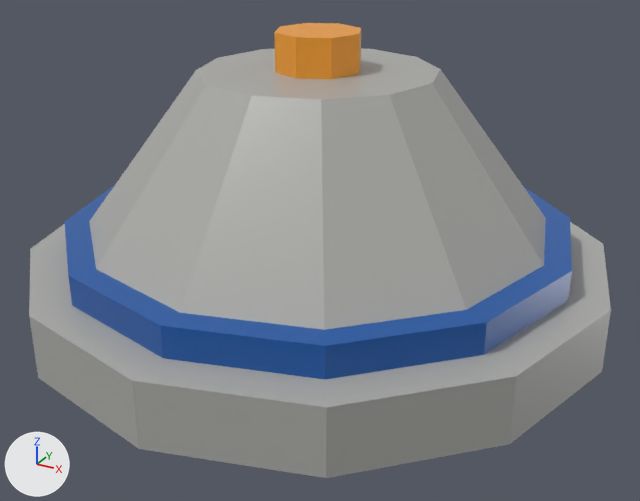
What one commit did to the glTF model assets/base/gltf/greebles/civilian_dish.glb.
Before and after are seen from a 50 mm camera at (0.193, -0.349, 0.202) aimed at (0.008, -0.012, 0.034). Lighting does not change. The marker at lower left points along +X, +Y and +Z. The first picture is the older version.
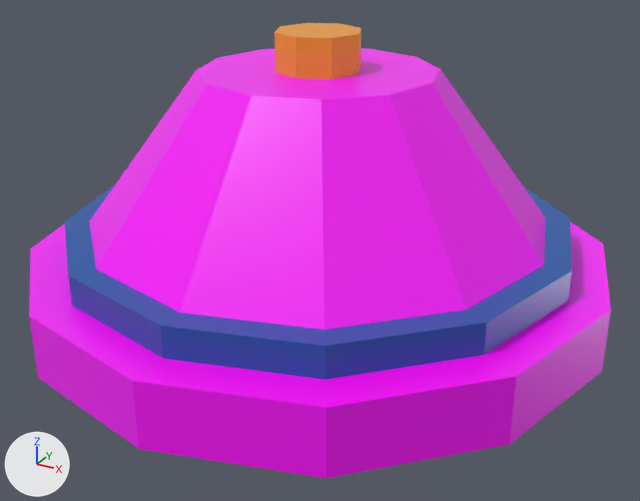
Location of each change, (x1, y1, x2, y2) in pixels of the pictures (640 x 501 px):
```json
{"object": "Mesh_0", "change": "recoloured", "before": [29, 31, 611, 478], "after": [29, 31, 611, 478], "on screen": "grey to pink"}
```

Scene script edits in JSON lines:
```json
{"op": "set", "path": "mat_hull.base_color", "old": "(0.42, 0.42, 0.4)", "new": "(1.0, 0.0, 1.0)", "note": "grey #adadaa -> pink #ff00ff"}
```
